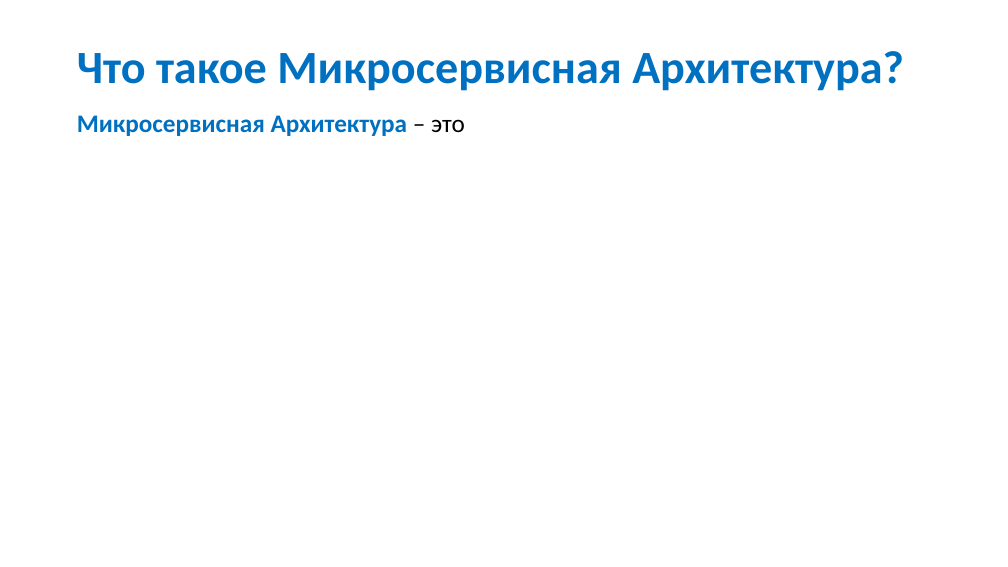
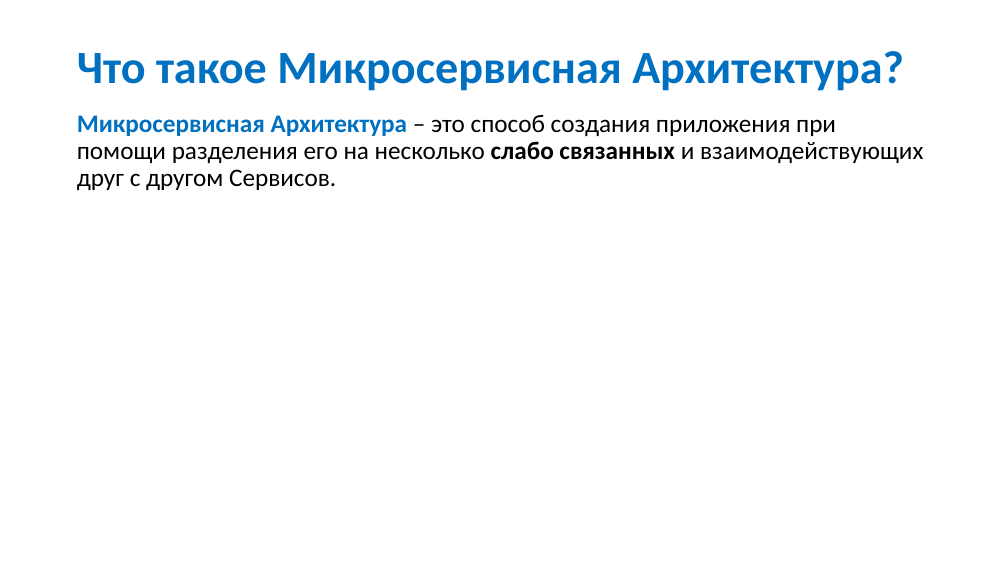
Before and after one commit to ArtiomCiobanu/UniversityStuff, a slide deck: slide 3 of Semester 6/Diploma/Презентация Дипломная Работа Чобану Артём I1902.pptx. Drawn at 1008x567 pixels with LibreOffice and Linux fonts; fonts in the diff are those of the drawing. Boxes give left, top, right and bottom in pixels: in the first picture for what was removed or moved away, otherwise in the second. Text is boxed around its words. In the diff, an @@ line names an element or a change of style, - is before the commit and + after.

```diff
--- a/Semester 6/Diploma/Презентация Дипломная Работа Чобану Артём I1902.pptx
+++ b/Semester 6/Diploma/Презентация Дипломная Работа Чобану Артём I1902.pptx
@@ text at box(77, 115, 923, 190): text changed; text colour #0070C0 to #000000; bold off @@
-Микросервисная Архитектура – это
+Микросервисная Архитектура – это способ создания приложения при помощи разделения его на несколько слабо связанных и взаимодействующих друг с другом Сервисов.
```
Also in this commit, not shown: 1 other slide changed.
